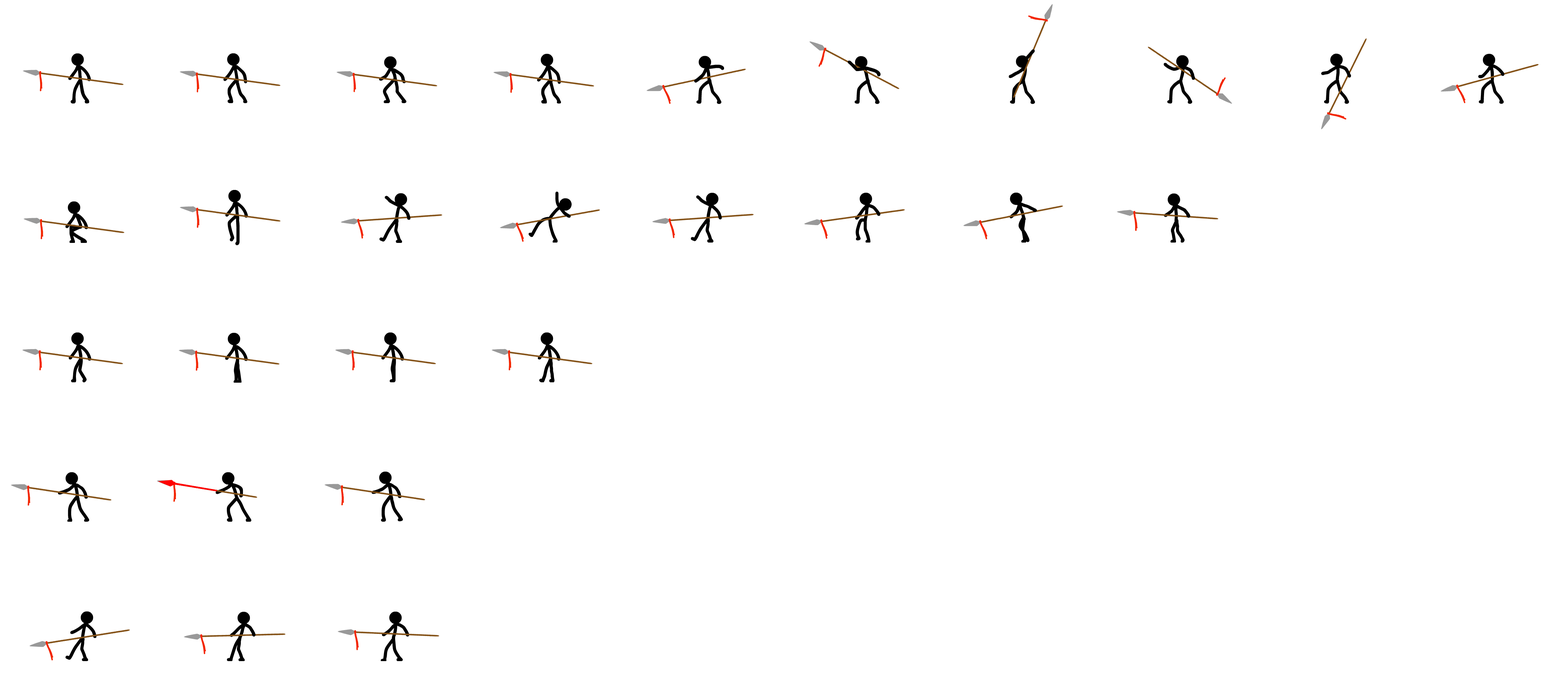
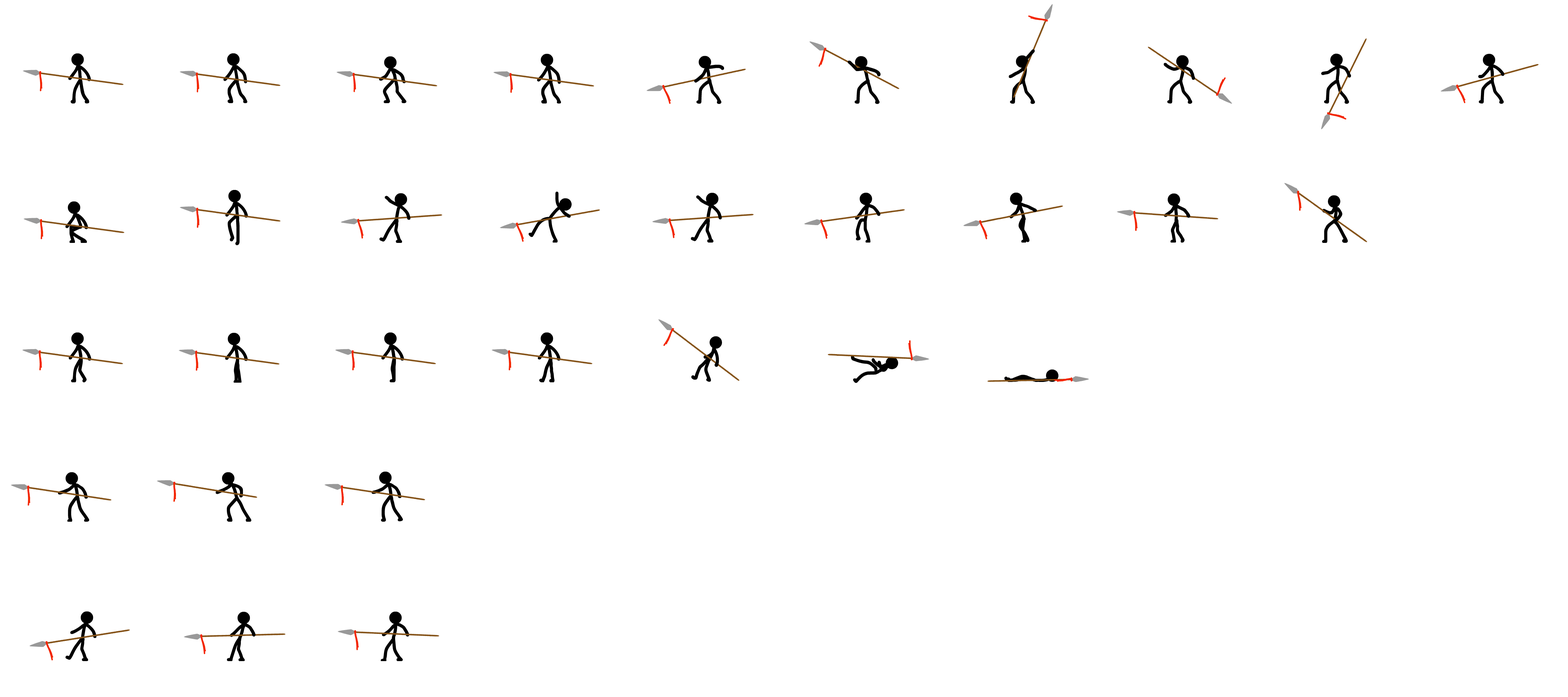
Two versions of the same layered image (1568 x 697). Layer-by-layer changes:
hid group "Hit area" (1 layers) over [157, 479, 218, 492]
added group "death" with 3 layers in group "Render" over [658, 319, 1090, 383]
added layer "spear_death3" in group "death" over [987, 369, 1090, 382]
added layer "spear_death2" in group "death" over [827, 340, 930, 383]
added layer "spear_death1" in group "death" over [658, 319, 740, 382]
added group "block" with 1 layers in group "Render" over [1284, 182, 1368, 243]
added layer "spear_block2" in group "block" over [1284, 182, 1368, 243]
